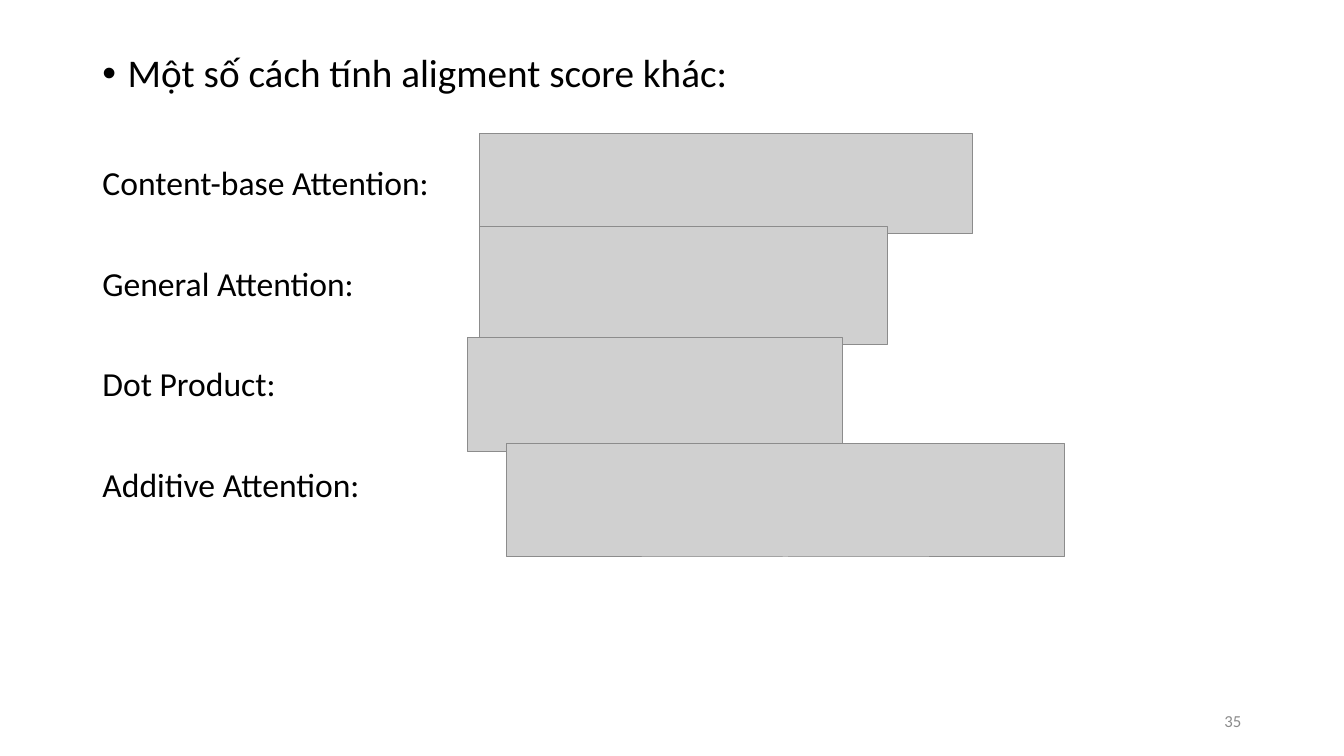
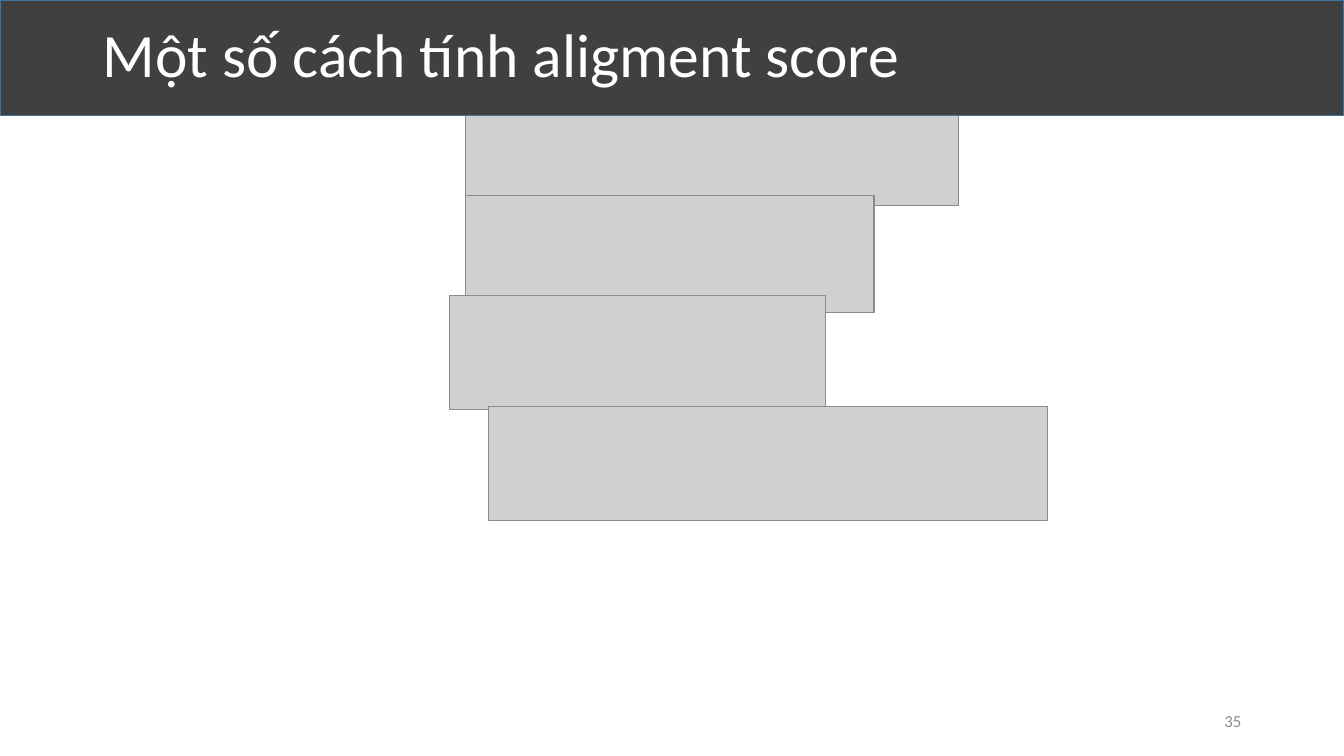
Before and after one commit to VolknerThanh/kltn_SentimentAnalysis, a slide deck: slide 35 of kltn-thuyết-trình.pptx. Drawn at 1344x756 pixels with LibreOffice and Linux fonts; fonts in the diff are those of the drawing; grey boxes stand for pictures. Boxes give left, top, right and bottom in pixels: in the first picture for what was removed or moved away, otherwise in the second. Text is boxed around its words. In the diff, an @@ line names an element or a change of style, - is before the commit and + after.

```diff
--- a/kltn-thuyết-trình.pptx
+++ b/kltn-thuyết-trình.pptx
@@ rectangle added at <box>0,0,1344,116</box>, fill #404040, outline #43739E 1 pt @@
@@ text removed at <box>102,57,727,498</box> @@
-• Một số cách tính aligment score khác:
-Content-base Attention:
-General Attention:
-Dot Product:
-Additive Attention:
@@ text added at <box>102,31,899,88</box>, 44 pt, text #FFFFFF @@
+Một số cách tính aligment score
@@ picture: place and size @@
-picture at <box>480,134,973,234</box>
+picture at <box>466,106,959,206</box>
@@ picture: place and size @@
-picture at <box>480,227,888,345</box>
+picture at <box>466,196,874,314</box>
@@ picture: place and size @@
-picture at <box>468,338,843,453</box>
+picture at <box>450,295,825,410</box>
@@ picture: place and size @@
-picture at <box>506,444,1065,558</box>
+picture at <box>489,406,1048,520</box>
```
Also in this commit, not shown: 20 other slides changed, 10 slides added, 11 slides removed.
